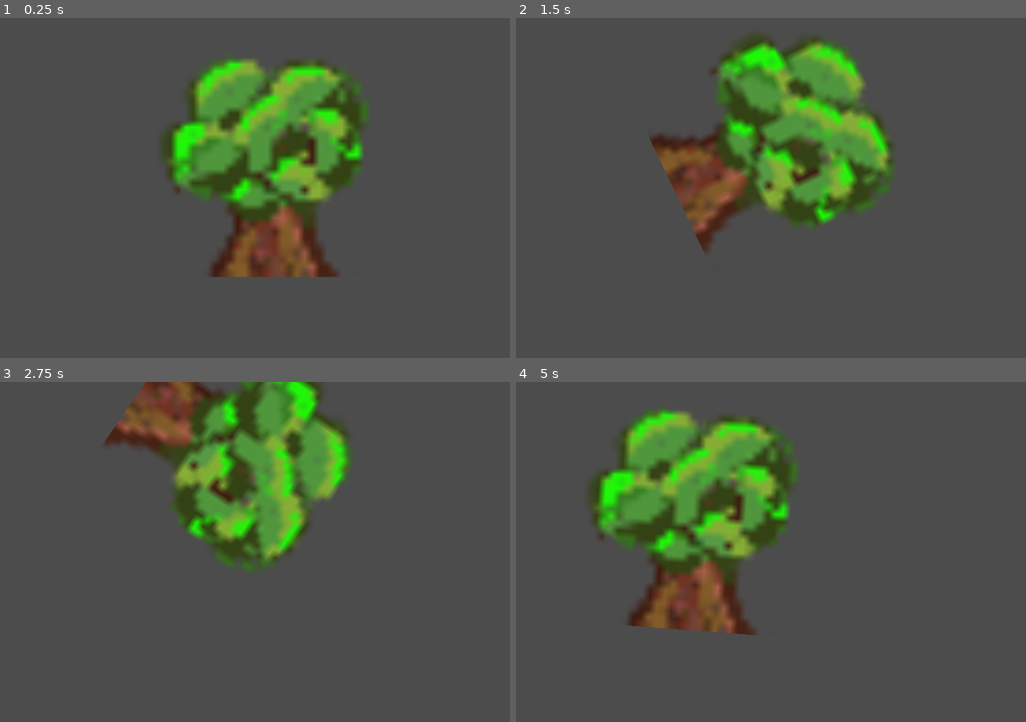
Above: before the commit, frames 1-4 (two rows, left to right).
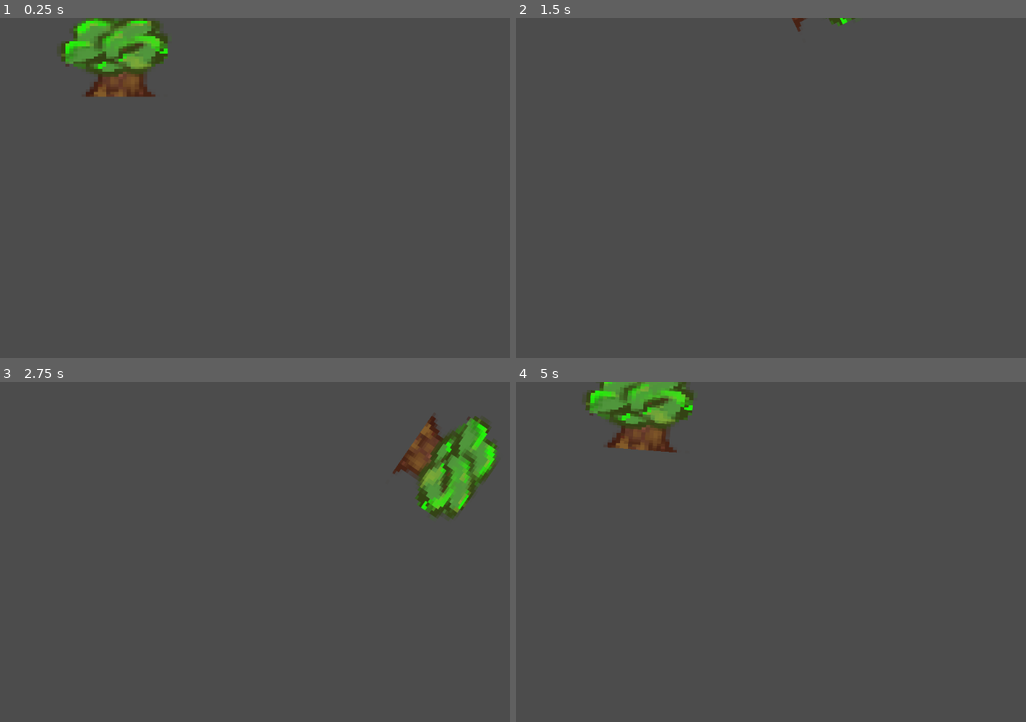
Above: after the commit, the same moments.

Repository: GoksuBay/GGJ
Game: Godot game, scene res://Node2D.tscn
Two runs of this game, one before a commit and one after it. Both use one fixed random seed, a clock stepped at 60 frames per second and the inputs below.
Inputs:
- Up to frame 1 (0.25 s): no input
- Up to frame 2 (1.5 s): tap Enter at 0.5 s; hold Right (ui_right) 0.53-1.28 s; tap Space (ui_select) at 0.6, 0.77, 1.07, 1.35 s; hold Down (ui_down) from 1.28 s (still down)
- Up to frame 3 (2.75 s): tap Space (ui_select) at 1.52, 1.82, 2.1 s; release Down (ui_down) at 2.03 s; hold Right (ui_right) from 2.03 s (still down)
- Up to frame 4 (5 s): release Right (ui_right) at 2.78 s; hold Up (ui_up) 2.78-3.53 s; tap Space (ui_select) at 2.85, 3.02, 3.32, 3.6, 3.77, 4.07, 4.35, 4.52, 4.82 s; hold Left (ui_left) from 3.53 s (still down)

The runs differ from the first frame. In frame 1, 22% of the frame differs, in the area x 11-73%, y 0-77%; in frame 2, 18%; in frame 3, 20%; in frame 4, 20%.

Commit message:
sadsasad

Diff:
--- a/TestGGJ/Earth.gd
+++ b/TestGGJ/Earth.gd
@@ -5,20 +5,25 @@
 
 var velocity = Vector2()
 var rotation_dir = 0
+var temperature
 
 func get_input():
-	rotation_dir = 0
-	velocity = Vector2()
-	if Input.is_action_pressed('ui_right'):
-		rotation_dir += 1
-	if Input.is_action_pressed('ui_left'):
-		rotation_dir -= 1
-	if Input.is_action_pressed('ui_down'):
-		velocity = Vector2(-speed, 0).rotated(rotation)
-	if Input.is_action_pressed('ui_up'):
-		velocity = Vector2(speed, 0).rotated(rotation)
+	if get_parent().game_ending(temperature) != true:
+		rotation_dir = 0
+		velocity = Vector2()
+		if Input.is_action_pressed('ui_right'):
+			rotation_dir += 1
+		if Input.is_action_pressed('ui_left'):
+			rotation_dir -= 1
+		if Input.is_action_just_pressed("ui_select"):
+			get_parent().plant()
+	pass
 
 func _physics_process(delta):
 	get_input()
 	rotation += rotation_dir * rotation_speed * delta
 	velocity = move_and_slide(velocity)
+
+func _ready():
+	temperature = get_parent().temperature
+	pass
--- a/TestGGJ/Node2D.gd
+++ b/TestGGJ/Node2D.gd
@@ -1,8 +1,13 @@
 extends Node2D
 
-var numofPeople
+var numofPeople = 1
 var temperature
-var alert
+var numofTrees
+var numofSeeds
+var ms = 0
+var s = 0
+var m = 0
+var division = numofPeople
 
 # Declare member variables here. Examples:
 # var a = 2
@@ -11,8 +16,10 @@
 
 # Called when the node enters the scene tree for the first time.
 func _ready():
-	numofPeople = 0
+	numofPeople = 1
 	temperature = 21
+	numofTrees = 50
+	numofSeeds = 0
 	pass # Replace with function body.
 
 func temp_event(numofPeople):
@@ -31,7 +38,39 @@
 		pass
 
 func _physics_process(delta):
+	print(numofSeeds)
+	timer()
+	if game_ending(temperature) != true:
+		during_game()
+	if s*numofPeople > 10000 :
+		warm()
+		s = 0
+	pass
+
+func game_ending(temperature):
+	if temperature == 63:
+		return true
+	return false
+	pass
+
+func during_game():
 	numofPeople += 1
 	temp_event(numofPeople)
-	print(numofPeople , "\n" , temperature)
 	pass
+
+func warm():
+	numofTrees -= 1
+	numofSeeds += 1
+	pass
+
+func timer():
+	ms += 1
+	if ms > 9:
+		s += 1
+	if s > 59:
+		m +=1
+	pass
+
+func plant():
+	if numofSeeds !=  0:
+		numofSeeds -= 1
--- a/TestGGJ/Node2D.tscn
+++ b/TestGGJ/Node2D.tscn
@@ -1,6 +1,6 @@
 [gd_scene load_steps=5 format=2]
 
-[ext_resource path="res://testanim/IMG_0426 (1).PNG" type="Texture" id=1]
+[ext_resource path="res://testanim/tree_short1.png" type="Texture" id=1]
 [ext_resource path="res://Earth.gd" type="Script" id=2]
 [ext_resource path="res://Node2D.gd" type="Script" id=3]
 
@@ -15,11 +15,12 @@
 script = ExtResource( 2 )
 
 [node name="Sprite" type="Sprite" parent="Earth"]
-position = Vector2( -208.421, -195.789 )
-scale = Vector2( 13.0888, 12.3003 )
+position = Vector2( -383.155, -263.165 )
+scale = Vector2( 0.450743, 0.28009 )
 texture = ExtResource( 1 )
 centered = false
 
 [node name="CollisionShape2D" type="CollisionShape2D" parent="Earth"]
+visible = false
 position = Vector2( 0, -3.05176e-05 )
 shape = SubResource( 1 )
Binary file added: TestGGJ/testanim/tree_long1.png
Not shown, added: TestGGJ/testanim/tree_long1.png.import
Binary file added: TestGGJ/testanim/tree_short1.png
Not shown, added: TestGGJ/testanim/tree_short1.png.import
